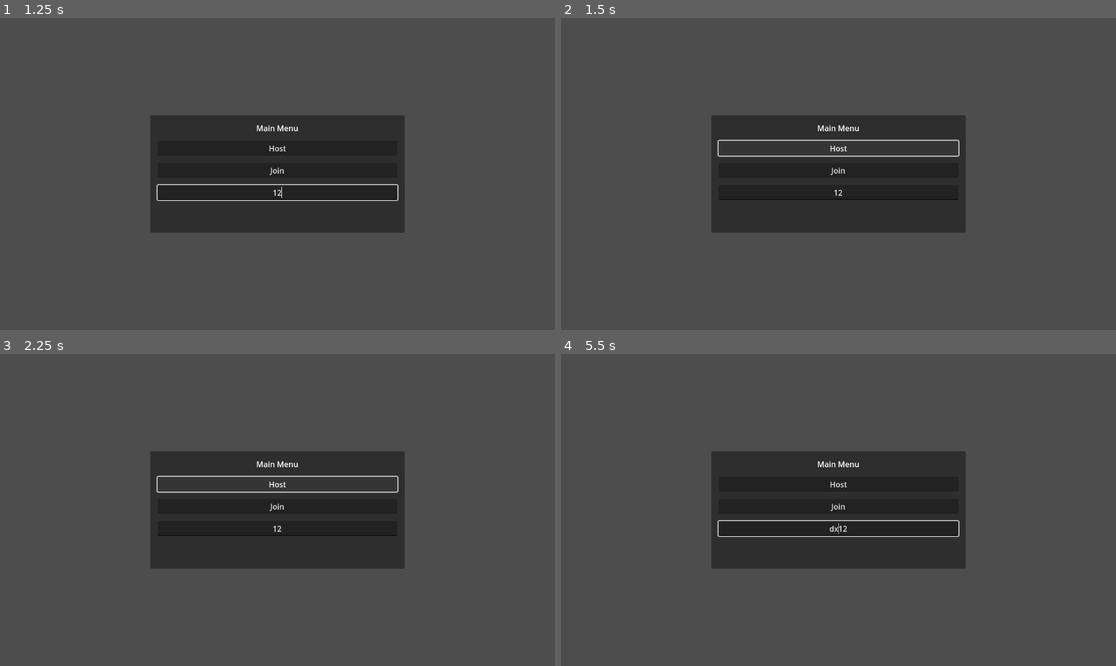
Above: before the commit, frames 1-4 (two rows, left to right).
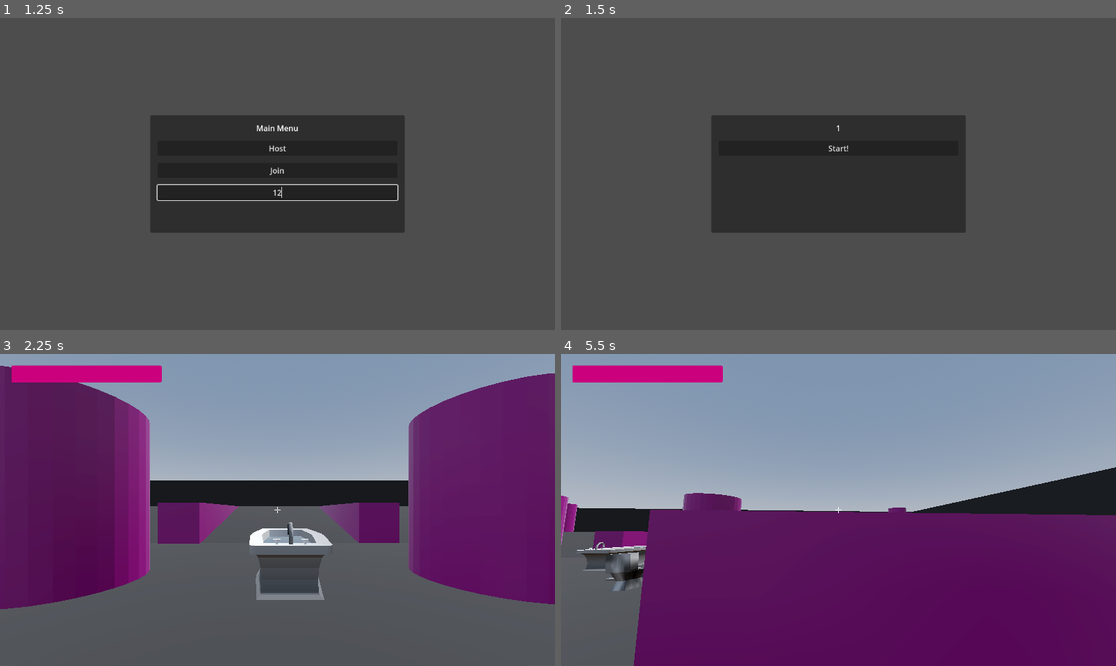
Above: after the commit, the same moments.

Repository: aidan-j-rhoden/plunger
Game: Godot game, scene res://menu/menu.tscn
The game is run twice, just before and just after one commit, with the same random seed, the same clock (stepped at 60 frames per second) and the same inputs.
Inputs (mouse positions are in pixels of both pictures, inside the frame that each line leads up to):
- Up to frame 1 (1.25 s): click (277, 192) at 0.52 s; type "12" at 0.6 s
- Up to frame 2 (1.5 s): click "Host" at 1.25 s
- Up to frame 3 (2.25 s): click (277, 485) at 2 s, where only the run after the commit has a clickable "Start!"
- Up to frame 4 (5.5 s): click (838, 506) at 2.75 s, where only the run before the commit has a clickable "Join"; move the mouse to (960, 494) at 3.52 s; hold D (right) 3.53-4.28 s; tap X (crouch) at 3.6, 5.1 s; move the mouse to (727, 525) at 4.27 s; hold S (back) 4.28-5.03 s; click (727, 525) at 4.35 s; move the mouse to (894, 441) at 5.02 s; hold D (right) from 5.03 s (still down)

Frame 1 is identical in both runs. In frame 2, 0.7% of the frame differs, in the area x 28-72%, y 34-59%; in frame 3, 71%; in frame 4, 95%, in the area x 0-100%, y 0-100%.
Error before the commit: Parse Error: There is already a variable named "game_level" declared in this scope. (res://menu/menu.gd:101)

Commit message:
IT WORKS!!!
albet a few errors

Diff:
--- a/menu/menu.gd
+++ b/menu/menu.gd
@@ -15,7 +15,6 @@
 
 var player_list = []
 var ready_list = []
-var start_game = false
 
 func _unhandled_input(_event):
 	if Input.is_action_just_pressed("quit"):
@@ -34,8 +33,13 @@
 
 
 func _process(_delta):
-	if start_game:
-		get_tree().paused = false
+##	print($ReadyMenu/MarginContainer/VBoxContainer/players.text.split("\n", false))
+#	if not multiplayer.is_server():
+#		for player in $ReadyMenu/MarginContainer/VBoxContainer/players.text.split("\n", false):
+#			player_list.append(int(player))
+
+	if not multiplayer.is_server():
+		print(player_list)
 
 
 func _on_host_pressed():
@@ -84,15 +88,11 @@
 func _on_start_pressed():
 	for player in player_list:
 		pre_start_game.rpc_id(player, 0)
-	get_tree().paused = false
 
 
 @rpc("call_local")
 func pre_start_game(level):
-	print("Server told me to prestart the game!")
-	var game_level = levels[level].instantiate()
-	get_tree().paused = true
-	add_child(game_level)
+	print("Server told " + str(multiplayer.get_unique_id()) + " to prestart the game!")
 
 	main_menu.hide()
 	ready_menu.hide()
@@ -100,13 +100,13 @@
 	get_tree().paused = true
 	var game_level = levels[level].instantiate()
 	add_child(game_level)
+
 	game_level.add_players(player_list)
 
-	if not multiplayer.is_server():
-		player_ready.rpc_id(1)
+	player_ready.rpc_id(1)
 
 
-@rpc("any_peer")
+@rpc("call_local", "any_peer")
 func player_ready():
 	print(str(multiplayer.get_remote_sender_id()) + " is ready!")
 	ready_list.append(multiplayer.get_remote_sender_id())
@@ -114,7 +114,13 @@
 	ready_list.sort()
 	player_list.sort()
 	if ready_list == player_list:
-		start_game = true
+		unpause_and_start.rpc()
+
+
+@rpc("call_local")
+func unpause_and_start():
+	print("Server told " + str(multiplayer.get_unique_id()) + " to start!")
+	get_tree().paused = false
 
 
 func add_player(peer_id):
--- a/menu/menu.tscn
+++ b/menu/menu.tscn
@@ -4,8 +4,11 @@
 
 [sub_resource type="SceneReplicationConfig" id="SceneReplicationConfig_d6mq2"]
 properties/0/path = NodePath("ReadyMenu/MarginContainer/VBoxContainer/players:text")
-properties/0/spawn = true
-properties/0/sync = true
+properties/0/spawn = false
+properties/0/sync = false
+properties/1/path = NodePath(".:player_list")
+properties/1/spawn = true
+properties/1/sync = true
 
 [node name="menu" type="Control"]
 layout_mode = 3
